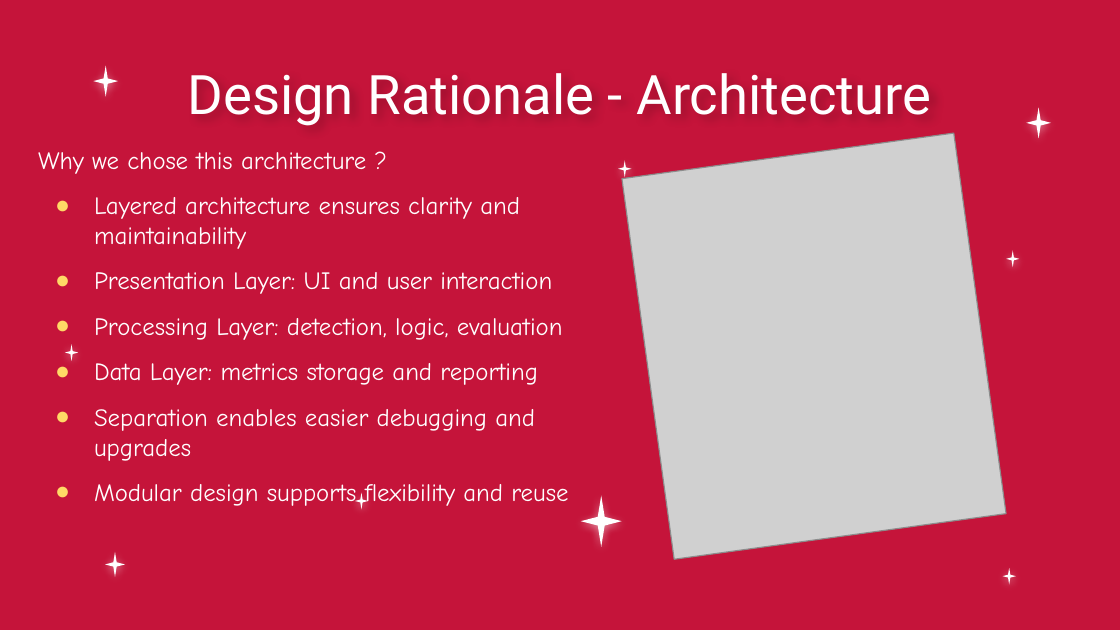
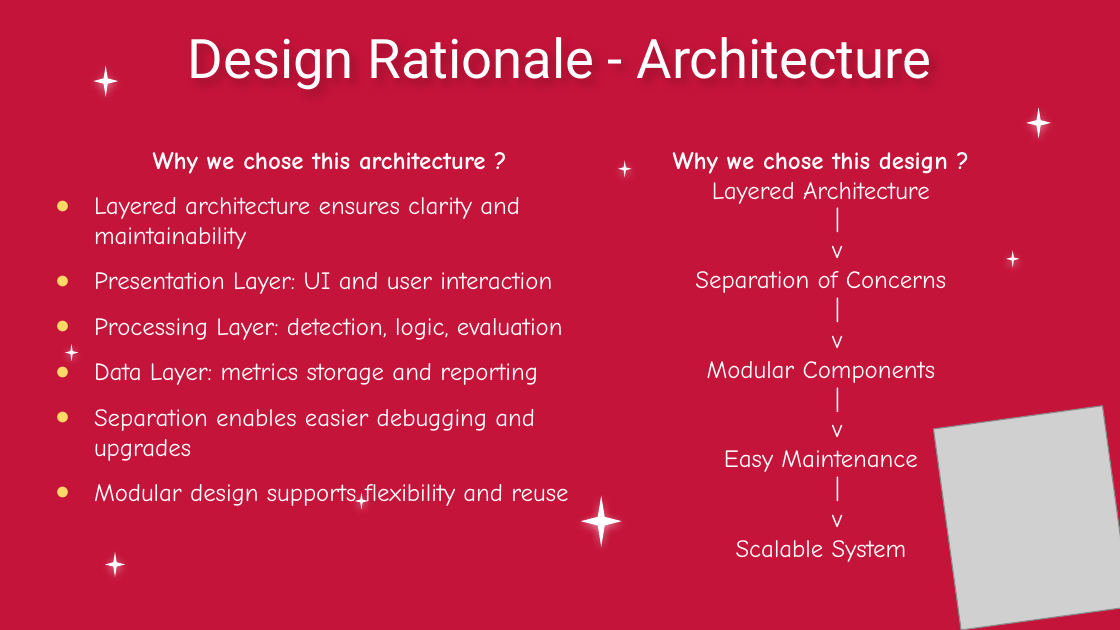
Before and after one commit to MiraPhilip12/Graduation_Project_ESLSCA, a slide deck: slide 17 of Milestone 4/Graduation_Project_Milestone4.pptx (slide 13 before the commit). Drawn at 1120x630 pixels with LibreOffice and Linux fonts; fonts in the diff are those of the drawing; grey boxes stand for pictures; background and template pictures are left out. Boxes give left, top, right and bottom in pixels: in the first picture for what was removed or moved away, otherwise in the second. Text is boxed around its words. In the diff, an @@ line names an element or a change of style, - is before the commit and + after.

```diff
--- a/Milestone 4/Graduation_Project_Milestone4.pptx
+++ b/Milestone 4/Graduation_Project_Milestone4.pptx
@@ title "Design Rationale - Architecture": place and size @@
-title "Design Rationale - Architecture" at (187,73,931,126)
+title "Design Rationale - Architecture" at (187,37,931,90)
@@ text at (153,152,485,174): bold on in "Why we chose this architecture ?"; alignment left to centre @@
@@ text added at (673,152,948,562), 16 pt, text #FFFFFF @@
+Why we chose this design ?
+Layered Architecture
+|
+v
+Separation of Concerns
+|
+v
+Modular Components
+|
+v
+Easy Maintenance
+|
+v
+Scalable System
@@ picture: place and size @@
-picture at (622,134,1006,560)
+picture at (933,406,1120,630)
```
Also in this commit, not shown: 2 other slides changed, 9 slides added, 12 slides removed.
